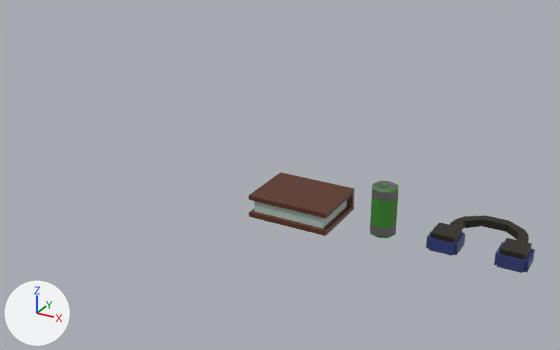
Two versions of the glTF model spatial-memory-match/assets/items.glb, one commit apart.
Before and after are seen from a 50 mm camera at (3.05, -8.39, 4.48) aimed at (-1.67, 0.2, 0.19). Arrows for +X, +Y and +Z are at lower left; the lights stay in place. The picture after the commit comes second. Where no turn or scale is listed for an object, it has been applied to the vertices. Vertices at exactly the same position are counted once.

In view in the first picture: 'Book-col', 'EnergyDrink-col', 'Headphones-col'.
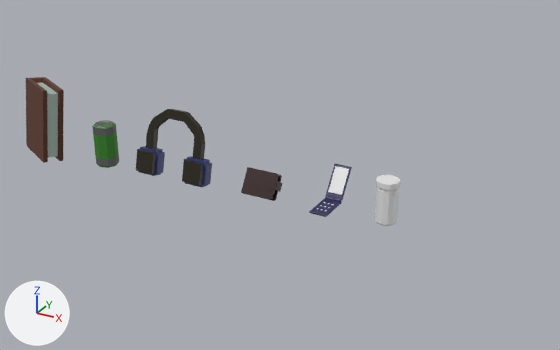
Commit message: Modeled a handful of items

Where the newer file only moved an object's origin or applied its transform, the numbers keep the older frame.

Pixel boxes (x1, y1, x2, y2) of what changed, in the pictures (560 x 350 px):
'Book-col', moved, turned: before (249, 172, 354, 236); after (26, 77, 64, 163)
'Headphones-col', moved, turned: before (426, 215, 535, 273); after (136, 109, 212, 187)
'EnergyDrink-col', moved: before (370, 181, 398, 238); after (92, 120, 119, 168)
'Meds', added: after (375, 175, 401, 226)
'Wallet-col', added: after (241, 167, 282, 201)
'Phone-col', added: after (309, 164, 352, 217)
    faces in mat_phone_primary (dark blue #2a2a59): (309, 164, 352, 217)
    faces in mat_phone_secondary (white #e7e7e7): (317, 166, 349, 211)

What changed in the scene script:
```text
Add mat_wallet_primary:
    mat_wallet_primary = principled_material('Wallet_primary')
    mat_wallet_primary.base_color = (0.0247, 0.00211, 0.00324)  # dark red #2c070b
Add mat_wallet_secondary:
    mat_wallet_secondary = principled_material('Wallet_secondary')
    mat_wallet_secondary.base_color = (0.0629, 0.277, 0.029)  # green #479030
Add mat_phone_primary:
    mat_phone_primary = principled_material('Phone_primary')
    mat_phone_primary.base_color = (0.0231, 0.0233, 0.0994)  # dark blue #2a2a59
Add mat_phone_secondary:
    mat_phone_secondary = principled_material('Phone_secondary')
    mat_phone_secondary.base_color = (0.8, 0.8, 0.8)  # white #e7e7e7
Change me_cube_004:
    used by ob_headphones_col; location = (1.212, 0.618, 0.01)
    remove me_cube_004.from_pydata(...)  # 228 vertices, 454 faces; spans x -0.604..0.604, y -0.933..0.069, z -0.124..0.095
    add me_cube_004.from_pydata(...)  # 228 vertices, 454 faces; spans x -5.106..-3.898, y -0.852..-0.451, z -0.129..0.876
    me_cube_004 part 1: the whole mesh is turned 77.2 degrees about the x axis through its middle, then moved by (-4.502, -0.21, 0.398)
Add me_cube_001:
    me_cube_001.from_pydata(...)  # 160 vertices, 304 faces; spans x -0.243..0.269, y -0.149..0.149, z -0.191..0.191
    # faces by material slot: [262, 42]
    me_cube_001.materials.append(mat_wallet_primary)  # dark red #2c070b
    me_cube_001.materials.append(mat_wallet_secondary)  # green #479030
Add me_cube_002:
    me_cube_002.from_pydata(...)  # 376 vertices, 740 faces; spans x -0.124..0.124, y -0.235..0.534, z -0.014..0.425
    # faces by material slot: [720, 20]
    me_cube_002.materials.append(mat_phone_primary)  # dark blue #2a2a59
    me_cube_002.materials.append(mat_phone_secondary)  # white #e7e7e7
Add me_cylinder_001:
    me_cylinder_001.from_pydata(...)  # 96 vertices, 188 faces; spans x -0.154..0.154, y -0.154..0.154, z -0.25..0.327
Change ob_book_col:
    ob_book_col.location: (-1.149, -0.156, 0.036) -> (-5.651, -0.156, 0.43)
    ob_book_col.rotation_euler: (0.0, 0.0, 0.0) -> (-0.104, -1.449, 1.19)  # degrees (0, 0, 0) -> degrees (-6, -83, 68)
Change ob_energydrink_col:
    ob_energydrink_col.location: (-0.005, -0.154, 0.191) -> (-4.507, -0.086, 0.191)
Add ob_wallet_col:
    ob_wallet_col = bpy.data.objects.new('Wallet-col', me_cube_001)
    ob_wallet_col.location = (-1.865, 0.02, 0.078)
Add ob_phone_col:
    ob_phone_col = bpy.data.objects.new('Phone-col', me_cube_002)
    ob_phone_col.location = (-0.877, 0.0, -0.049)
Add ob_meds:
    ob_meds = bpy.data.objects.new('Meds', me_cylinder_001)
    ob_meds.location = (-0.029, 0.0, 0.217)
```
